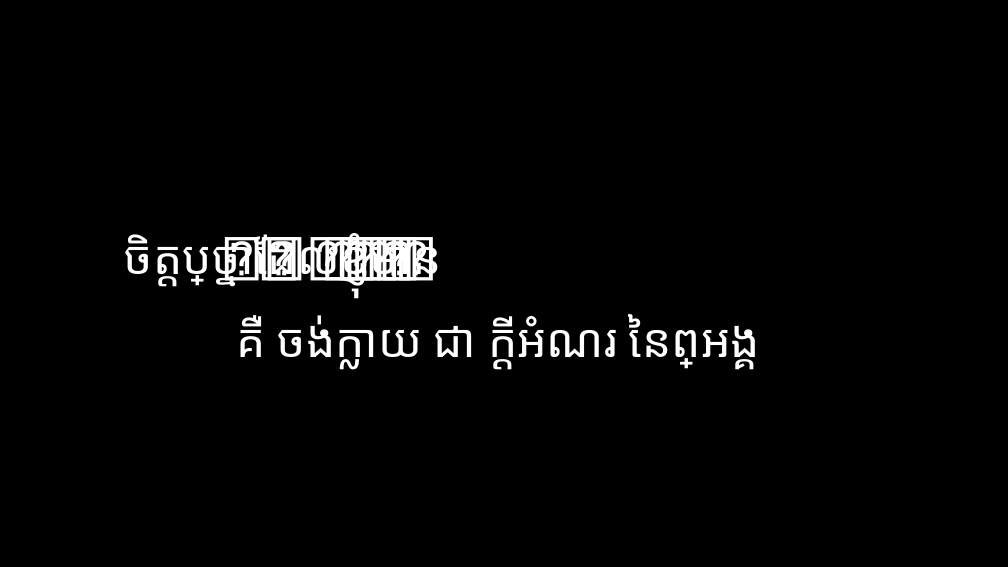
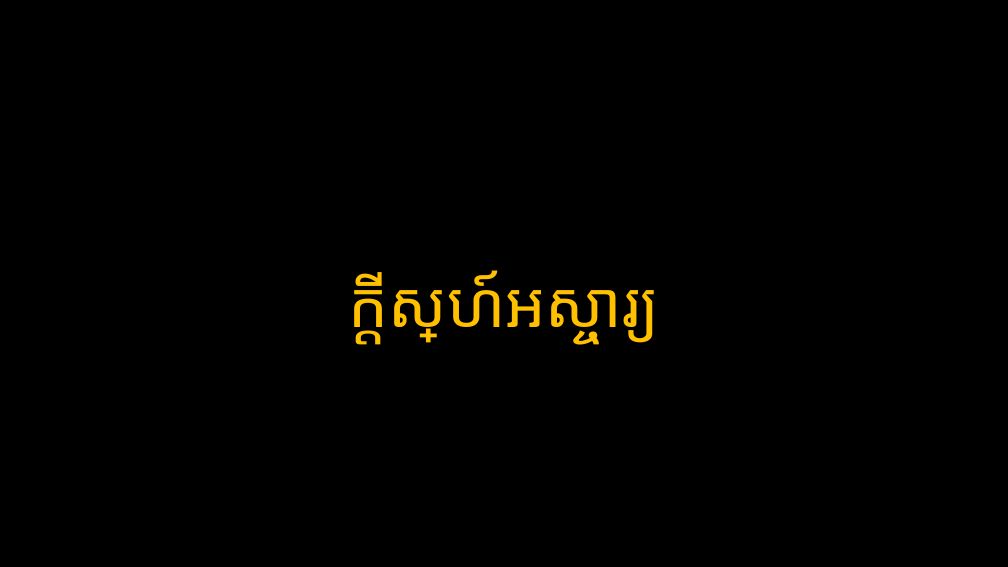
Before and after one commit to phearak2003/youth_worship, a slide deck: slide 9 of Youth Worship.pptx (slide 16 before the commit). Drawn at 1008x567 pixels with LibreOffice and Linux fonts; fonts in the diff are those of the drawing. Boxes give left, top, right and bottom in pixels: in the first picture for what was removed or moved away, otherwise in the second. Text is boxed around its words. In the diff, an @@ line names an element or a change of style, - is before the commit and + after.

```diff
--- a/Youth Worship.pptx
+++ b/Youth Worship.pptx
@@ text at bbox=[349, 270, 659, 344]: text changed; size 44 to 60 pt; font Calibri to Lato; text colour #FFFFFF to #FFC000 @@
-ចិត្តប្រាថ្នា ដែលខ្ញុំមាន
-គឺ ចង់ក្លាយ ជា ក្ដីអំណរ នៃព្រះអង្គ
+ក្តីស្នេហ៍អស្ចារ្យ
```
Also in this commit, not shown: 30 other slides changed, 1 slide added, 6 slides removed.
